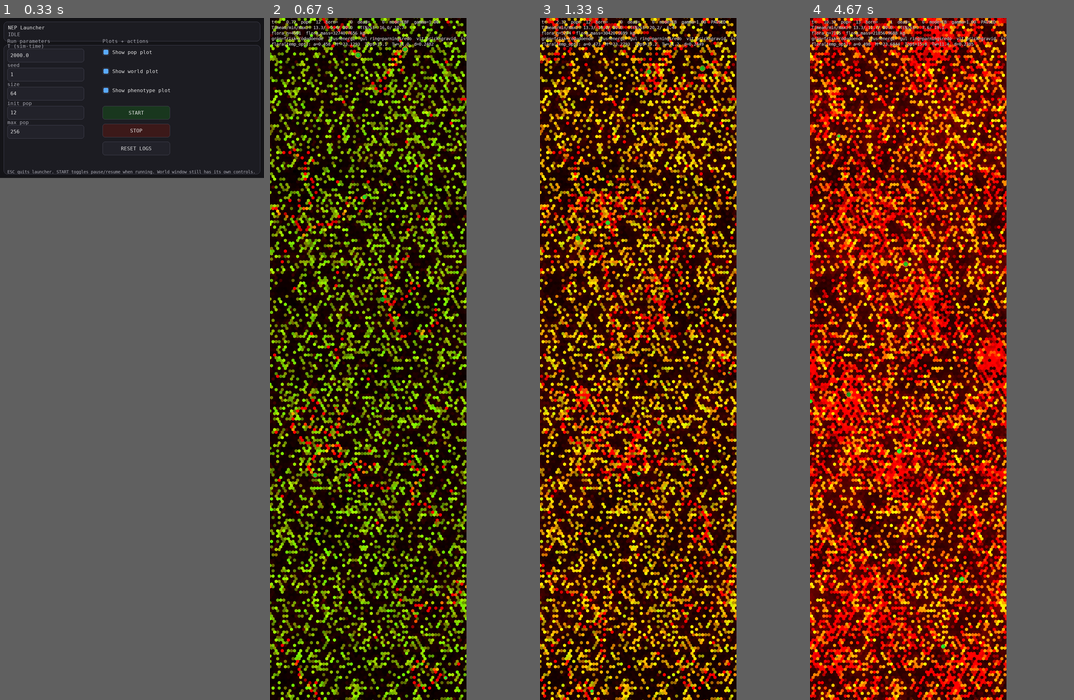
Above: before the commit, frames 1-4 (left to right).
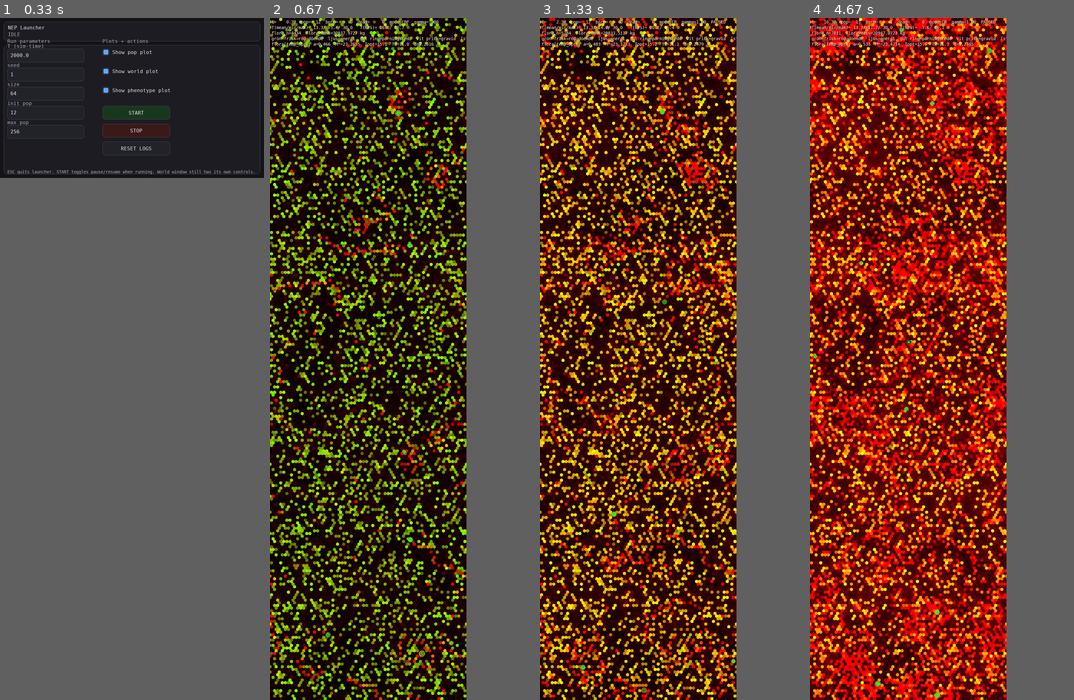
Above: after the commit, the same moments.

Repository: JoakimStorck/nep-process
Game: pygame game, started from nep_gui_launcher.py
Same seed, same stepped clock (60 frames per second), same inputs: the game is played once before the commit and once after it.
Inputs:
- Up to frame 1 (0.33 s): no input
- Up to frame 2 (0.67 s): click "START" at 0.38 s
- Up to frame 3 (1.33 s): tap Space at 0.67 s; tap 1 at 1 s
- Up to frame 4 (4.67 s): no input

Frame 1 is identical in both runs. In frame 2, 38% of the frame differs, in the area x 0-75%, y 0-100%; in frame 3, 44%; in frame 4, 55%.

Commit message:
Commit: Rot mot skott
_T_ROOT_ALLOC är andelen av tillväxten som går till rot. Kroppens
sammansättning är integralen av besluten och lagras i flora_root_mass.

Ytorna följer kroppen: A_rot = SRA · rot · (1−s) / B_K och
A_blad = SLA · skott · (1−s) / B_K. Båda skalas med (1−s) — grov rot
absorberar lika lite som ved fotosyntetiserar — vilket ger strukturandelen sin
andra nedsida. Och höjden är skott · s: en planta blir inte längre av att
bygga rot.

UTFALL, seed 1, 8 000 tick:

  structure           0,5689 -> 0,6242 -> 0,5757
  light_limited       0,4600 -> 0,4161 -> 0,6496
  root_alloc          0,4990 -> 0,5082 -> 0,5357

För första gången springer structure inte mot mutationens clip. Den vänder och
återvänder, mot 0,6992 med 0062, 0,7582 med 0061 och 0,78 i båda
långkörningarna. Och light_limited ligger kring 0,42–0,46, alltså nära den
funktionella jämviktens 0,5 — vilket var den falsifierbara förutsägelsen.

MEN produktionen föll: 6 440 kg mot 18 149 med 0062, med en svacka ned till
2 291. Orsaken är varken svält eller näringsbrist — dödsorsakerna är nästan
uteslutande åldrande och fri näring ligger på 5 100 kg av 5 200. Den är att
förnafallet är kalibrerat för fel strukturandel: FLORA_TURNOVER_LABILE sattes
när axeln låg på 0,78, där omsättningen är 0,0247 per månad, och vid 0,57 är
den 0,0406. Underhållet nästan fördubblades.

Mekanismen fungerar, kalibreringen hängde inte med: när strukturaxeln slutade
springa mot taket flyttade jämvikten dit talen inte gäller.

Diff:
--- a/genetics.py
+++ b/genetics.py
@@ -6,6 +6,7 @@
 
 from mlp import MLPGenome
 from phenotype import (
+    _T_ROOT_ALLOC,
     _T_SEED_MASS,
     _T_STRUCTURE,
     STRUCTURE_INIT_FLORA,
@@ -295,6 +296,11 @@
             # Brett, så att selektionen har hela fyra tiopotenser att gripa i
             # från start i stället för att först behöva vänta ut mutationen.
             u[_T_SEED_MASS] = rng.uniform(0.05, 0.95)
+        if n > _T_ROOT_ALLOC:
+            # Brett kring mitten. Ändarna är dödliga, så selektionen ska få
+            # närma sig optimum inifrån snarare än att först behöva överleva
+            # en kohort utan rötter.
+            u[_T_ROOT_ALLOC] = rng.uniform(0.25, 0.75)
     else:
         if n > _T_STRUCTURE:
             u[_T_STRUCTURE] = rng.uniform(*STRUCTURE_INIT_FAUNA)
--- a/organism_store.py
+++ b/organism_store.py
@@ -217,6 +217,11 @@
 
     flora_adult_mass: np.ndarray = field(init=False)
     flora_repro_alloc: np.ndarray = field(init=False)
+    flora_root_alloc: np.ndarray = field(init=False)
+    # Rotmassa i kg. Kroppens sammansättning är integralen av tidigare
+    # allokeringsbeslut, inte en andel som räknas om retroaktivt. Det gör
+    # representationen redo för plasticitet utan att byta form.
+    flora_root_mass: np.ndarray = field(init=False)
     # Näringsreserv och reproduktionspool, i kg näring. float64 av
     # bokföringsskäl: reserven är källa och sänka i näringsbalansen, och
     # float32 skulle kräva samma nedåtavrundningsdans som massan.
@@ -280,6 +285,8 @@
 
         self.flora_adult_mass = np.zeros(cap, dtype=np.float32)
         self.flora_repro_alloc = np.zeros(cap, dtype=np.float32)
+        self.flora_root_alloc = np.zeros(cap, dtype=np.float32)
+        self.flora_root_mass = np.zeros(cap, dtype=np.float32)
         self.flora_reserve = np.zeros(cap, dtype=np.float64)
         self.flora_repro_pool = np.zeros(cap, dtype=np.float64)
         self.flora_carbon_pool = np.zeros(cap, dtype=np.float64)
@@ -497,6 +504,8 @@
 
         self.flora_adult_mass[slot] = 0.0
         self.flora_repro_alloc[slot] = 0.0
+        self.flora_root_alloc[slot] = 0.0
+        self.flora_root_mass[slot] = 0.0
         self.flora_reserve[slot] = 0.0
         self.flora_repro_pool[slot] = 0.0
         self.flora_carbon_pool[slot] = 0.0
--- a/phenotype.py
+++ b/phenotype.py
@@ -152,6 +152,14 @@
 # och skalfritt, så att storleksaxeln bara kunde falla. Det här är det enda
 # locus som tillkommer i serien; `_T_DISPERSAL` och `_T_GROWTH` bytte jobb.
 _T_SEED_MASS       = 35
+
+# Rotandel: hur stor del av tillväxten som går till rot i stället för skott.
+# Den enda mekanism som kan uttrycka balansen mellan två begränsande resurser,
+# och två begränsande resurser existerar först sedan 0061. Båda ändarna är
+# dödliga — ingen rot ger ingen kväveupptagning, inget skott ingen kolfixering
+# — så ett inre optimum följer av mekaniken och inte av parametrarna.
+# Funktionell jämvikt: Brouwer 1963; Bloom, Chapin & Mooney 1985.
+_T_ROOT_ALLOC      = 36
 
 @dataclass(frozen=True)
 class PhenoRanges:
@@ -400,6 +408,10 @@
 
 def dispersal_from_traits(traits: np.ndarray | None, default: float = 0.0) -> float:
     return trait_unit(traits, _T_DISPERSAL, default=default)
+
+
+def root_alloc_from_traits(traits: np.ndarray | None, default: float = 0.5) -> float:
+    return trait_unit(traits, _T_ROOT_ALLOC, default=default)
 
 
 def seed_mass_from_traits(traits: np.ndarray | None, default: float = 0.5) -> float:
@@ -683,6 +695,18 @@
 SEED_STRUCTURE = 0.15
 
 
+# Rotandelens intervall. Ändarna är inte nåbara i praktiken — mutationens clip
+# vid ±2,5 i logit-rymden ger 0,076 till 0,924 i normerad skala — men de ska
+# ändå vara dödliga, så att optimum är inre och inte en gräns.
+ROOT_ALLOC_MIN = 0.02
+ROOT_ALLOC_MAX = 0.98
+
+
+def flora_root_alloc(traits: np.ndarray | None) -> float:
+    """Andel av tillväxten som går till rot i stället för skott."""
+    return _lerp(ROOT_ALLOC_MIN, ROOT_ALLOC_MAX, root_alloc_from_traits(traits))
+
+
 def flora_seed_mass(traits: np.ndarray | None) -> float:
     """Propagulmassa i kg, logaritmiskt skalad."""
     u = seed_mass_from_traits(traits)
--- a/population.py
+++ b/population.py
@@ -29,6 +29,7 @@
     flora_lifespan,
     flora_seed_mass,
     flora_repro_alloc,
+    flora_root_alloc,
     flora_turnover_rate,
     flora_repro_capacity,
     flora_temp_opt,
@@ -157,7 +158,7 @@
     store_growth_min_chunk: int = 256
     store_growth_factor: float = 2.0
 
-    n_traits: int = 36   # +1: _T_SEED_MASS = 35, propagulmassa i absoluta tal
+    n_traits: int = 37   # +1: _T_ROOT_ALLOC = 36, rot mot skott
 
     spawn_jitter_r: float = 1.5
 
@@ -633,6 +634,8 @@
                 "flora_reserve_total": float(flora_info["flora_reserve_total"]),
                 "flora_pool_total": float(flora_info["flora_pool_total"]),
                 "flora_carbon_pool_total": float(flora_info["flora_carbon_pool_total"]),
+                "flora_mean_root_alloc": float(flora_info["flora_mean_root_alloc"]),
+                "flora_mean_root_frac": float(flora_info["flora_mean_root_frac"]),
                 "flora_mean_seed_mass": float(flora_info["flora_mean_seed_mass"]),
             })
 
@@ -1147,6 +1150,7 @@
         e_per_kg = energy_density(traits, float(self.WP.E_labile_J_per_kg))
 
         r_alloc = np.float32(flora_repro_alloc(traits))
+        rho = np.float32(flora_root_alloc(traits))
         a_mass = np.float32(flora_adult_mass(traits, mass_scale=float(self.WP.B_K)))
         t_opt = np.float32(flora_temp_opt(traits))
         t_width = np.float32(flora_temp_width(traits))
@@ -1169,6 +1173,8 @@
         self.store.traits[slot, :] = np.asarray(traits, dtype=np.float32)
 
         self.store.flora_repro_alloc[slot] = r_alloc
+        self.store.flora_root_alloc[slot] = rho
+        self.store.flora_root_mass[slot] = np.float32(float(mass) * float(rho))
         self.store.flora_adult_mass[slot] = a_mass
         self.store.flora_reserve[slot] = 0.0
         self.store.flora_repro_pool[slot] = 0.0
@@ -1494,6 +1500,13 @@
         if np.any(up):
             stored_left[up] = np.nextafter(stored_left[up], np.float32(0.0))
         shed = m - stored_left.astype(np.float64)
+        # Förnafallet fäller proportionellt ur båda facken, så sammansättningen
+        # är oförändrad. Fina rötter omsätts i verkligheten ungefär lika fort
+        # som blad, så förenklingen håller hyggligt.
+        keep_frac = np.where(m > 0.0, stored_left.astype(np.float64) / np.maximum(m, 1e-30), 1.0)
+        store.flora_root_mass[fl] = (
+            store.flora_root_mass[fl].astype(np.float64, copy=False) * keep_frac
+        ).astype(np.float32)
         shedding = shed > 0.0
         self._last_flora_shed = float(shed[shedding].sum()) if np.any(shedding) else 0.0
         if np.any(shedding):
@@ -1550,7 +1563,16 @@
             return 0.0, 0.0, float(died)
 
         n_cells = int(world.nutrient.shape[0])
-        A = m[vi] / BK
+
+        # Kroppen har en sammansättning. Ytorna följer av vad den består av,
+        # och båda skalas med (1 − s): grov rot absorberar lika lite som ved
+        # fotosyntetiserar. Strukturandelen får därmed sin andra nedsida.
+        root = np.minimum(m, store.flora_root_mass[fl].astype(np.float64, copy=False))
+        shoot = np.maximum(0.0, m - root)
+        sra = float(self.WP.root_area_per_kg)
+        a_root = sra * root * (1.0 - struct) / BK
+
+        A = a_root[vi]
 
         row_plant = vi
         row_cell = cells[vi]
@@ -1579,7 +1601,7 @@
         # och arbetet avstannar i kyla. Efterfrågan är vad reserven ännu har
         # plats för — en planta som redan står vid vuxenmassa med full reserv
         # tar inget, men den behåller sin mark.
-        A_full = m / BK
+        A_full = a_root
         reserve = store.flora_reserve[fl].copy()
         head = np.maximum(0.0, (m_adult - m) * cost - reserve)
         cap = (np.maximum(0.0, store.uptake_capacity[fl].astype(np.float64, copy=False))
@@ -1624,8 +1646,11 @@
         L_cell = float(self.WP.light_input) * dt
 
         sla = float(self.WP.leaf_area_per_kg)
-        leaf = sla * m * (1.0 - struct) / BK
-        height = m * struct
+        leaf = sla * shoot * (1.0 - struct) / BK
+        # Höjden kommer ur stammen, inte ur hela kroppen: en planta blir inte
+        # längre av att bygga rot. Det var fel redan i 0061 men syns först när
+        # rot och skott skiljs åt.
+        height = shoot * struct
 
         lam = np.bincount(cells[vi], weights=leaf[vi], minlength=n_cells)[:n_cells]
         hsum = np.bincount(cells[vi], weights=leaf[vi] * height[vi], minlength=n_cells)[:n_cells]
@@ -1686,6 +1711,13 @@
         if np.any(grew):
             g = np.flatnonzero(grew)
             g_slots = fl[g]
+            # Tillskottet fördelas enligt locuset; kroppens sammansättning är
+            # integralen av besluten. `ρ` gäller alltså tillväxten, inte
+            # kroppen retroaktivt — det är formen plasticitet senare kräver.
+            rho_g = store.flora_root_alloc[g_slots].astype(np.float64, copy=False)
+            store.flora_root_mass[g_slots] = (
+                root[g] + rho_g * dm[g]
+            ).astype(np.float32)
             store.mass[g_slots] = stored[g]
             store.energy[g_slots] = (
                 stored[g].astype(np.float64)
@@ -2040,6 +2072,8 @@
                 "flora_reserve_total": 0.0,
                 "flora_pool_total": 0.0,
                 "flora_carbon_pool_total": 0.0,
+                "flora_mean_root_alloc": nan,
+                "flora_mean_root_frac": nan,
                 "flora_mean_apparatus": nan,
                 "flora_mean_seed_mass": nan,
             }
@@ -2060,6 +2094,11 @@
             "flora_reserve_total": float(np.sum(store.flora_reserve[fl], dtype=np.float64)),
             "flora_pool_total": float(np.sum(store.flora_repro_pool[fl], dtype=np.float64)),
             "flora_carbon_pool_total": float(np.sum(store.flora_carbon_pool[fl], dtype=np.float64)),
+            "flora_mean_root_alloc": float(np.mean(store.flora_root_alloc[fl], dtype=np.float64)),
+            "flora_mean_root_frac": float(
+                np.sum(store.flora_root_mass[fl], dtype=np.float64)
+                / max(1e-12, np.sum(store.mass[fl], dtype=np.float64))
+            ),
             "flora_mean_apparatus": float(np.mean(store.flora_apparatus[fl], dtype=np.float64)),
             "flora_mean_seed_mass": float(np.mean(store.flora_seed_mass[fl], dtype=np.float64)),
         }
--- a/world.py
+++ b/world.py
@@ -168,7 +168,16 @@
     # förnafall och varje bestånd dör ut. Specifik bladarea är i verkligheten
     # den variabel som skiljer växtstrategier mest, och den är stor: ett kilo
     # blad täcker långt mer mark än ett kilo rot försörjer.
-    leaf_area_per_kg: float = 10.0
+    # Specifik bladarea, per kilo **skott**. Fördubblad från 10 när kroppen
+    # delades i rot och skott: vid rotandel 0,5 är bara halva massan skott, och
+    # talet är satt så att bladinkomsten vid ρ = 0,5 och strukturandel 0,70
+    # blir densamma som före uppdelningen. Den nya axeln startar därmed
+    # neutralt i stället för att smyga in en omkalibrering.
+    leaf_area_per_kg: float = 20.0
+
+    # Specifik rotarea, per kilo rot. Härledd på samma sätt: vid ρ = 0,5 och
+    # s = 0,70 ger 6,7 samma upptagsarea som den gamla regeln A = m / B_K.
+    root_area_per_kg: float = 6.7
 
     # Asymmetrins skärpa. Höjden är m · s — strukturmassan, alltså det som
     # håller organismen uppe, enligt docs/substratets-struktur.md. En planta
Not shown, changed: TODO.md
